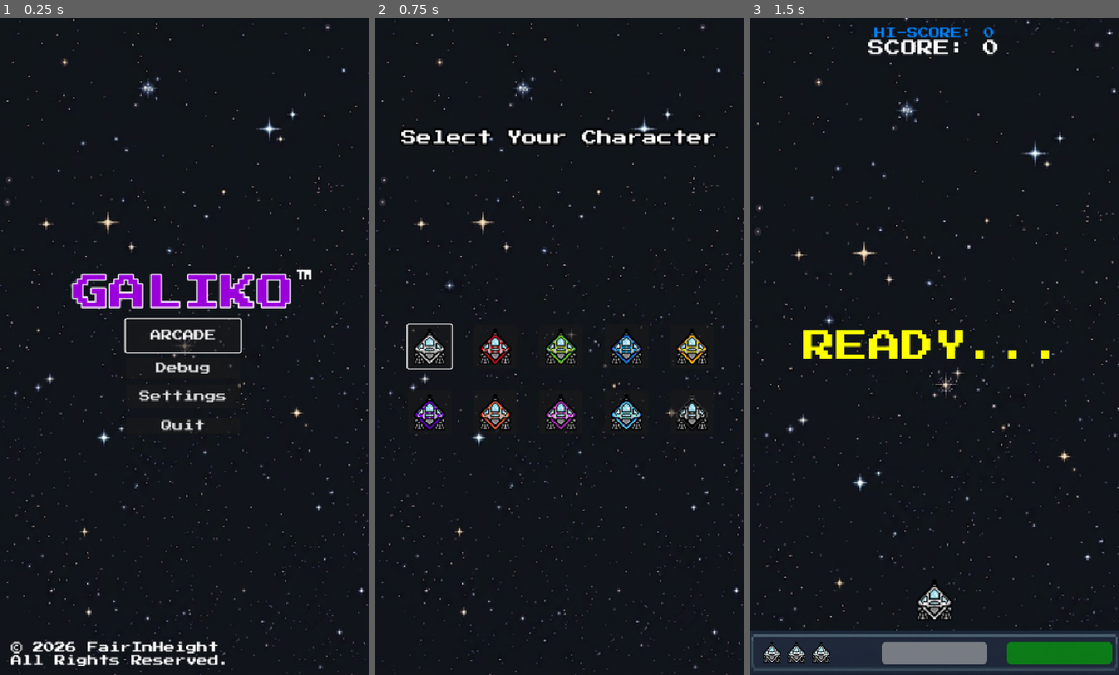
Above: before the commit, frames 1-3 (left to right).
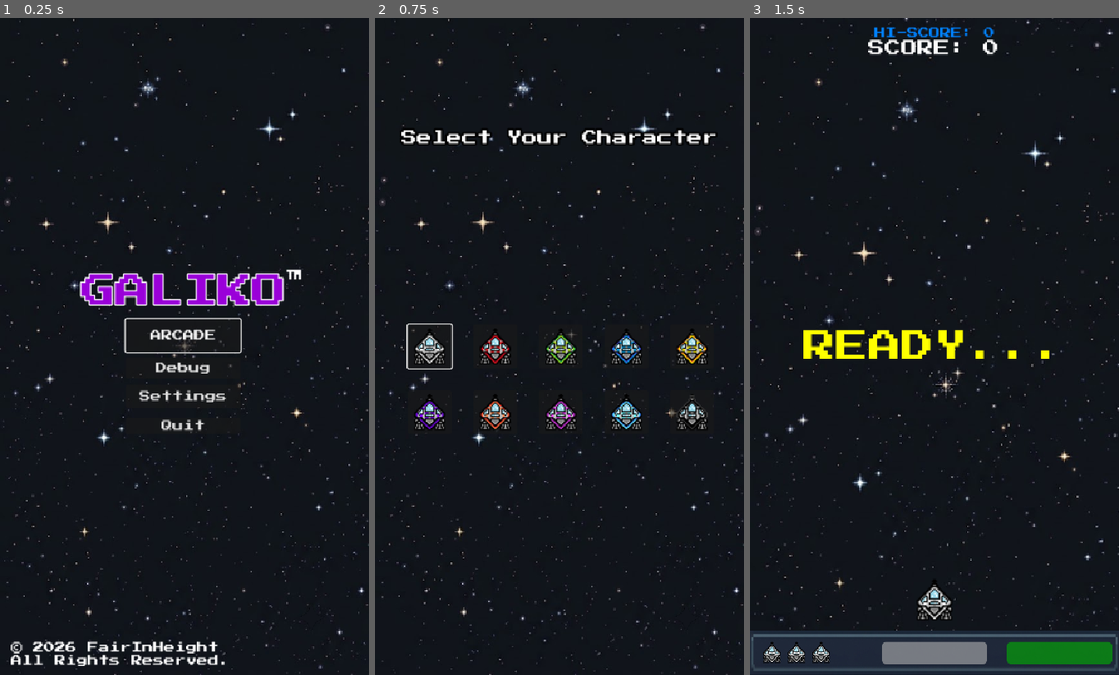
Above: after the commit, the same moments.

Repository: FairInHeight/galiko
Game: Godot game, scene res://Menus/scenes/main_menu.tscn
Two runs of this game, one before a commit and one after it. Both use one fixed random seed, a clock stepped at 60 frames per second and the inputs below. Sound files missing from this copy of the repository are replaced by a short silence.
Inputs (mouse positions are in pixels of both pictures, inside the frame that each line leads up to):
- Up to frame 1 (0.25 s): no input
- Up to frame 2 (0.75 s): click "ARCADE" at 0.5 s
- Up to frame 3 (1.5 s): click (805, 346) at 1.25 s

The runs differ from the first frame. In frame 1, 2.1% of the frame differs, in the area x 19-85%, y 38-45%; in frame 2, nothing differs; in frame 3, nothing differs.

Commit message:
some small edits
a few changes to make the ame play better

Diff:
--- a/Actors/spawners/row_spawner.gd
+++ b/Actors/spawners/row_spawner.gd
@@ -23,14 +23,32 @@
 @export var column_overrides: Dictionary[int, String] = {}
 @export var slot_overrides: Dictionary[String, String] = {}
 
+# --- 🟢 NEW: BACKWARD COMPATIBLE SEEDED ELEMENTAL CONFIGS ---
+@export_group("Seeded Elemental Configs")
+## The absolute percentage chance (0.0 to 1.0) that any enemy becomes elemental.
+## 0.0 = All Normal Enemies | 1.0 = All Enemies Roll Elemental
+@export_range(0.0, 1.0) var elemental_chance: float = 0.0
+
+## Define precise relative weights for each element type when an enemy rolls elemental.
+## Keys: TypeManager.Type (Integers) | Values: Relative Weights (Floats)
+## Example: { 1: 7.0, 2: 3.0 } -> 70% Fire chance, 30% Ice chance
+@export var element_weights: Dictionary = {}
+
 # --- RUNTIME TRACKING ---
 # Keeps track of all currently living enemies spawned by this specific node
 var living_enemies: Array[Node2D] = []
+## Injected automatically by BaseWave down the tree hierarchy
+var rng: RandomNumberGenerator = null
 
 
 func spawn_wave() -> void:
 	print("Row Spawner ticking! Generating matrix...")
 	living_enemies.clear() # Clear out any old references just in case
+
+	# 🟢 FALLBACK PROTECTION: Fall back smoothly if running outside of a master wave setup
+	if not rng:
+		rng = RandomNumberGenerator.new()
+		rng.randomize()
 
 	# Grab viewport width dynamically to keep formatting uniform across screen changes
 	var screen_width: float = get_viewport_rect().size.x
@@ -100,6 +118,34 @@
 	else:
 		inject_enemy_data(enemy)
 
+	# 🟢 NEW: DETERMINISTIC ELEMENT ROLL WITH PRECISION WEIGHTS
+	if not element_weights.is_empty() and rng.randf() <= elemental_chance:
+		var total_weight: float = 0.0
+		for weight in element_weights.values():
+			total_weight += max(0.0, float(weight))
+
+		if total_weight > 0.0:
+			var roll: float = rng.randf() * total_weight
+			var current_sum: float = 0.0
+			var chosen_type: TypeManager.Type = TypeManager.Type.DEFAULT
+
+			for element_key in element_weights.keys():
+				current_sum += float(element_weights[element_key])
+				if roll <= current_sum:
+					chosen_type = int(element_key) as TypeManager.Type
+					break
+
+			enemy.elemental_type = chosen_type
+			if enemy.has_method("_apply_elemental_modulation"):
+				enemy._apply_elemental_modulation()
+	else:
+		# Fallback cleanly to data sheet defaults if chance rolls fail or dictionary is empty
+		var fallback_type = selected_data.elemental_type if selected_data else TypeManager.Type.DEFAULT
+		if enemy.elemental_type != fallback_type:
+			enemy.elemental_type = fallback_type
+			if enemy.has_method("_apply_elemental_modulation"):
+				enemy._apply_elemental_modulation()
+
 	# --- ADD TO TRACKING SYSTEM ---
 	living_enemies.append(enemy)
 
--- a/Game Modes/arcade waves/base_wave.gd
+++ b/Game Modes/arcade waves/base_wave.gd
@@ -10,7 +10,10 @@
 
 
 func _ready() -> void:
-	# Wait one frame to ensure children spawners are ready in the tree
+	# 🟢 TIMELINE INITIALIZATION: Trigger custom event setups before spawners activate
+	setup_wave_events()
+
+	# Wait one frame to ensure children spawners are completely ready in the scene tree
 	await get_tree().process_frame
 	_initialize_and_start_spawners()
 
@@ -24,7 +27,7 @@
 		if child.has_method("spawn_wave"):
 			active_spawners.append(child)
 
-			# 🟢 SEED INJECTION: Pass the deterministic RNG state down to the spawner
+			# SEED INJECTION: Pass the deterministic RNG state down to the spawner
 			# so enemy attributes, lanes, and delays match the seed perfectly!
 			if "rng" in child:
 				child.rng = Global.arcade_rng
@@ -70,12 +73,12 @@
 	pass
 
 
-## 🟢 STABILIZED CHECKER: Safely tracks enemy AI status without memory leaks
+## STABILIZED CHECKER: Safely tracks enemy AI status without memory leaks
 func are_all_enemies_stabilized() -> bool:
 	for spawner in active_spawners:
 		if is_instance_valid(spawner) and "living_enemies" in spawner:
 			for enemy in spawner.living_enemies:
-				# 🟢 CRITICAL STABILITY SHIELD: Skip completely if an enemy node was freed mid-combat
+				# CRITICAL STABILITY SHIELD: Skip completely if an enemy node was freed mid-combat
 				if not is_instance_valid(enemy):
 					continue
 
--- a/Menus/scenes/main_menu.tscn
+++ b/Menus/scenes/main_menu.tscn
@@ -8,7 +8,7 @@
 
 [sub_resource type="LabelSettings" id="LabelSettings_v7g52"]
 font = SubResource("SystemFont_tngd6")
-font_size = 54
+font_size = 50
 font_color = Color(0.6039216, 0, 0.8509804, 1)
 outline_size = 8
 
@@ -43,9 +43,9 @@
 anchor_top = 0.5
 anchor_right = 0.5
 anchor_bottom = 0.5
-offset_left = -162.0
+offset_left = -150.0
 offset_top = -28.0
-offset_right = 162.0
+offset_right = 150.0
 offset_bottom = 28.0
 grow_horizontal = 2
 grow_vertical = 2
@@ -56,9 +56,9 @@
 layout_mode = 1
 anchors_preset = -1
 anchor_bottom = 0.014
-offset_left = 432.0
+offset_left = 417.0
 offset_top = 445.0
-offset_right = 460.0
+offset_right = 445.0
 offset_bottom = 470.56
 theme_override_fonts/font = SubResource("SystemFont_ld5j4")
 text = "™"
Not shown, added: export_presets.cfg
